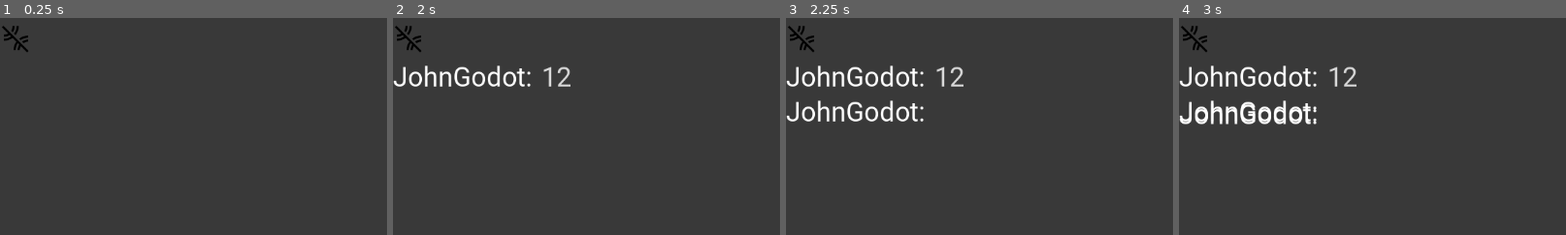
Above: before the commit, frames 1-4 (left to right).
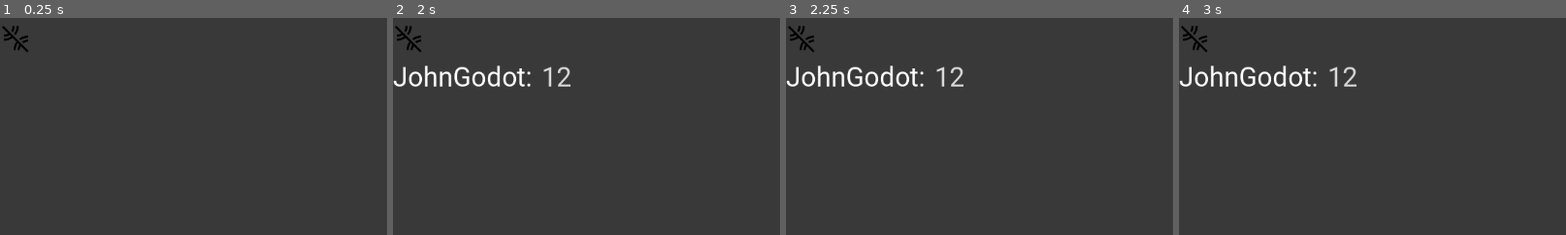
Above: after the commit, the same moments.

Repository: wilcockj/GodotChatClient
Game: Godot game, scene res://node_2d.tscn
Same seed, same stepped clock (60 frames per second), same inputs: the game is played once before the commit and once after it.
Inputs (mouse positions are % of the whole screen's width and height, from its top left):
- Up to frame 1 (0.25 s): no input
- Up to frame 2 (2 s): click (44, 96) at 0.52 s; type "12" at 0.6 s; click "Send Message" at 1.25 s
- Up to frame 3 (2.25 s): click "Send Message" at 2 s
- Up to frame 4 (3 s): click "Send Message" at 2.75 s
The pictures show only the part of the screen within x 0-50%, y 0-50%; the shares and areas given below are measured in that part.

Frames 1-2 are identical in both runs. In frame 3, 1.3% of the frame differs, in the area x 0-36%, y 37-48%; in frame 4, 1.9%, in the area x 0-36%, y 37-50%.

Commit message:
added check for if text empty

Diff:
--- a/Node2D.gd
+++ b/Node2D.gd
@@ -50,6 +50,8 @@
 	return false
 
 func add_label(chatdata):
+	if chatdata.username == "":
+		chatdata.username = "Anon"
 	var label_instance = label_scene.instantiate()
 	label_instance.set_chat_text(chatdata.message)
 	label_instance.set_name_text(chatdata.username)
@@ -148,16 +150,27 @@
 func _on_retry_timer_timeout():
 	retry_connecting()
 
+func is_text_clear(text) -> bool:
+	var text_clear = text.replace(" ","")
+	if text_clear == "":
+		#only spaces dont send
+		return true
+	return false
+
 func _on_line_edit_text_changed(new_text):
 	var state = socket.get_ready_state()
 	if state == WebSocketPeer.STATE_OPEN:
 		# send the json object stringified
 		chat.message = new_text
-		socket.send_text(JSON.stringify(chat))
+		if !is_text_clear(new_text):
+			socket.send_text(JSON.stringify(chat))
 
 
 
 func _on_line_edit_text_submitted(new_text):
+	if is_text_clear(new_text):
+		#only spaces dont send
+		return
 	text_input.clear()
 	chat.finished = true
 	chat.message = new_text
--- a/WebSocketConnection.gd
+++ b/WebSocketConnection.gd
@@ -6,4 +6,3 @@
 
 func _ready():
 	socket.connect_to_url(websocket_url)
-	print(socket.get_requested_url())
